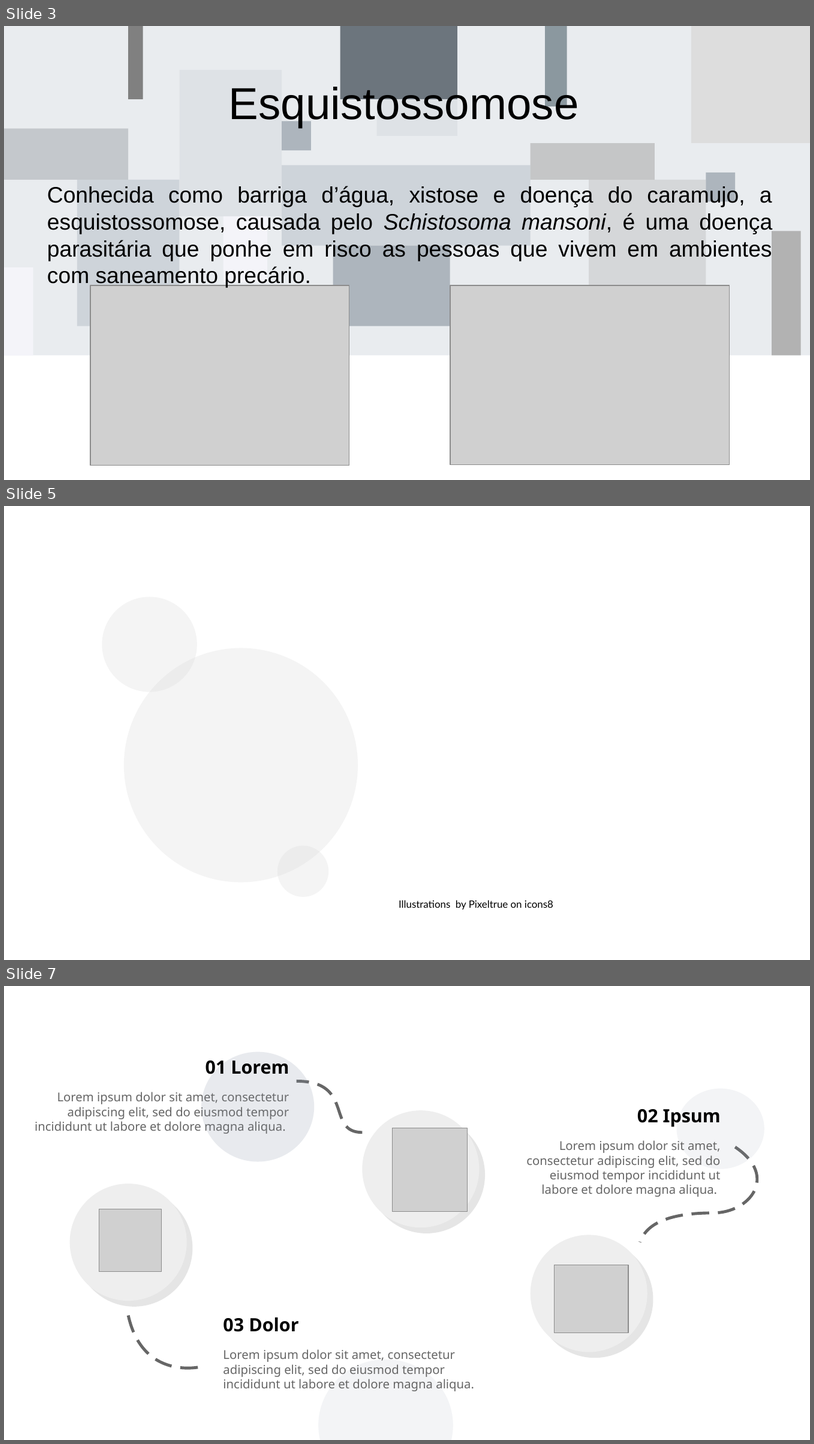
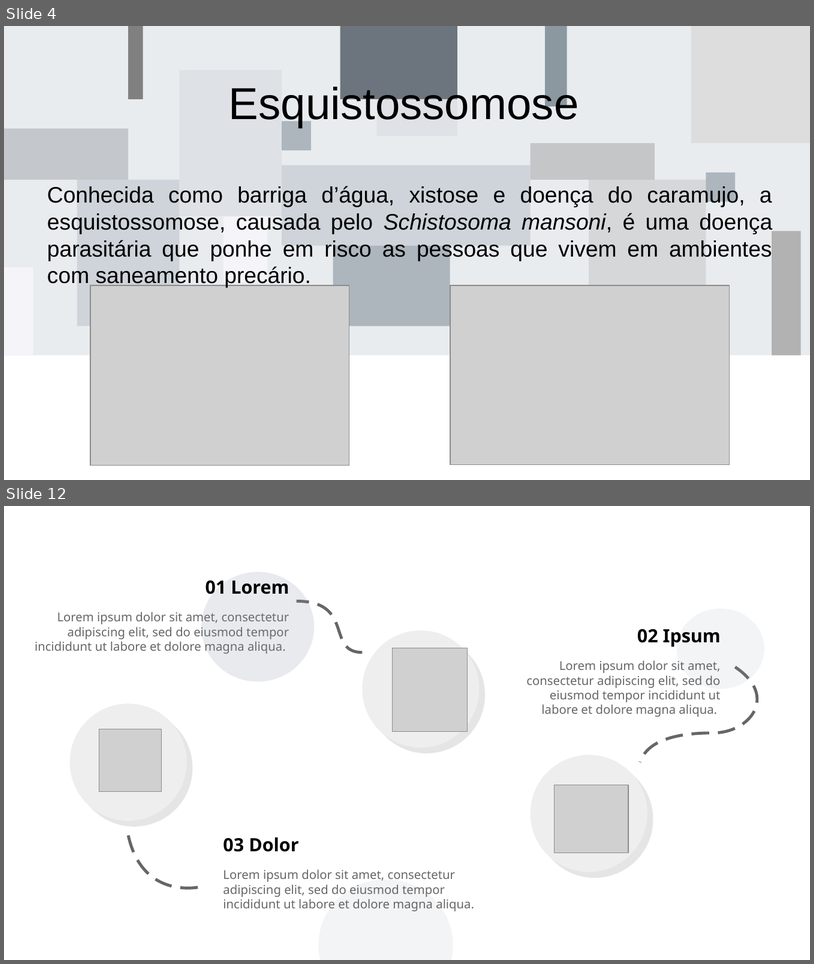
Before and after one commit to andreypereira08/teste, a slide deck: esquistossomose_atvbio.odp. Shown one above the other, each under a label of ours: slides 3, 5 and 7 before the commit, slides 4 and 12 after it; the slides between them are not shown. The pictures are 814x1444 and 814x964 pixels, drawn with LibreOffice and Linux fonts; fonts in the diff are those of the drawing; grey boxes stand for pictures; background and template pictures are left out. Boxes give left, top, right and bottom in pixels: in the first picture for what was removed or moved away, otherwise in the second. Text is boxed around its words. In the diff, an @@ line names an element or a change of style, - is before the commit and + after.

```diff
--- a/esquistossomose_atvbio.odp
+++ b/esquistossomose_atvbio.odp
@@ slide 5 removed at box(4, 506, 810, 960), background #FFFFFF @@
@@ ellipse removed at box(102, 597, 197, 692) @@
@@ ellipse removed at box(124, 648, 358, 882) @@
@@ ellipse removed at box(278, 846, 329, 897) @@
@@ text removed at box(399, 900, 554, 909) @@
-Illustrations by Pixeltrue on icons8
@@ what was slide 3 is now slide 4 @@
@@ what was slide 7 is now slide 12 @@
```
Also in this commit, not shown: 4 slides changed, 7 slides added, 1 other slide removed, 1 other file.
